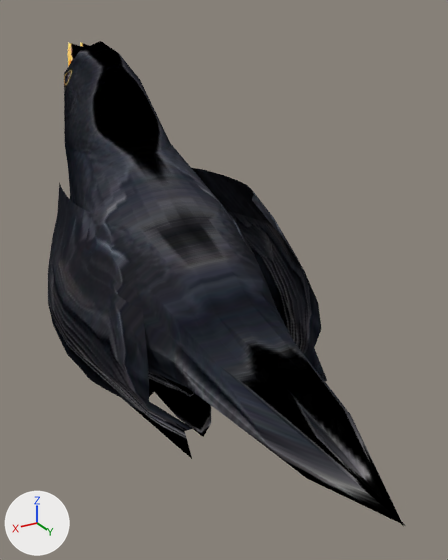
The Blender file EDD/Assets/Meshes/EnvironmentAnimals/BlackBird/BlackBird 1.blend as it was, and as the next commit left it.
One viewpoint serves both versions: a 50 mm lens placed at (0.86, 2.23, 0.83), pointed at (-0.1, 0.63, 0.03). Arrows for +X, +Y and +Z are at lower left; the lights stay in place.

The older version as bpy lines, for what is in view:
```python
me_sphere_001 = bpy.data.meshes.new('Sphere.001')
me_sphere_001.from_pydata(...)  # 578 vertices, 512 faces; spans x -0.35..0.33, y -0.12..1.8, z -1.15..0.2
me_sphere_001.materials.append(mat_material)  # picture img_amsel_png
me_sphere_002 = bpy.data.meshes.new('Sphere.002')
me_sphere_002.from_pydata(...)  # 119 vertices, 87 faces; spans x -0.566..0.11, y -0.087..0.691, z -0.464..0.043
me_sphere_002.materials.append(mat_wings)  # picture img_amsel_jpg
ob_sphere_001 = bpy.data.objects.new('Sphere.001', me_sphere_001)
ob_sphere_001.location = (0.011, -0.246, 0.542)
ob_sphere_002 = bpy.data.objects.new('Sphere.002', me_sphere_002)
ob_sphere_002.location = (0.228, -0.009, 0.185)
ob_sphere_002.rotation_euler = (-0.023, 0.0000524, -0.00103)  # degrees (-1.3, 0, -0.1)
ob_sphere_002.scale = (1.35, 1.35, 1.35)
```
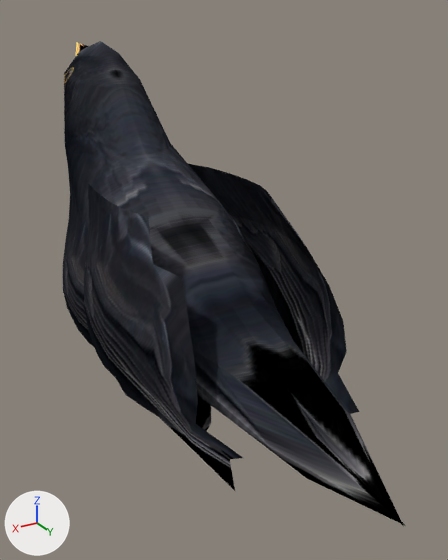
Where the newer file only moved an object's origin or applied its transform, the numbers keep the older frame.

Changed parts and their boxes (x1, y1, x2, y2) in the pictures (448 x 560 px; the box of a moved part takes in the faces that stretch with it):
'Sphere.001', reshaped, surface changed
    before: (64, 41, 406, 526)
    after: (63, 41, 406, 526)
'Sphere.004', added (black)
    after: (84, 164, 359, 491)
'Sphere.002', deleted (black)
    before: (48, 168, 327, 459)
part 1 of me_sphere_001, moved or reshaped
    before: (67, 42, 89, 66)
    after: (76, 42, 88, 55)
part 2 of me_sphere_001, surface changed
    both: (64, 41, 220, 245)

Edits to the bpy script that builds the scene:
```text
Change me_sphere_001:
    where me_sphere_001.from_pydata(...)  # 578 vertices, 512 faces; spans x -0.35..0.33, y -0.12..1.8, z -1.15..0.2
    used by ob_sphere_001; location = (0.011, -0.246, 0.542)
    me_sphere_001 part 1
    me_sphere_001.vertices[278].co: (0.01, -0.12, 0.18) -> (-0.02, -0.12, 0.18)  # pixel (68, 42) -> pixel (76, 42)
    me_sphere_001.vertices[520].co: (0.06, 0.0, 0.09) -> (0.03, -0.01, 0.1)
    me_sphere_001.vertices[523].co: (0.04, -0.07, 0.14) -> (0.01, -0.05, 0.13)  # pixel (67, 54) -> pixel (75, 58)
    me_sphere_001.vertices[526].co: (0.01, -0.12, 0.18) -> (-0.02, -0.12, 0.18)  # pixel (68, 42) -> pixel (76, 42)
    me_sphere_001.vertices[532].co: (-0.04, -0.12, 0.18) -> (-0.02, -0.12, 0.18)  # pixel (80, 42) -> pixel (76, 42)
    me_sphere_001.vertices[535].co: (-0.06, -0.07, 0.14) -> (-0.04, -0.05, 0.13)
    me_sphere_001.vertices[538].co: (-0.08, 0.0, 0.09) -> (-0.05, -0.01, 0.1)
    me_sphere_001 part 2: texture (UV) coordinates of 174 of 512 faces, centred in x -0.27..0.25, y -0.01..0.67, z -0.69..0.17, changed; they spanned u 0.44..0.61, v 0.43..0.88 and now span u 0.45..0.6, v 0.43..0.85
Add me_sphere_004:
    me_sphere_004.from_pydata(...)  # 119 vertices, 87 faces; spans x -0.366..0.343, y -0.028..1.021, z -0.331..0.354
    me_sphere_004.materials.append(mat_wings)  # picture img_amsel_jpg
Remove ob_sphere_002:
    ob_sphere_002 = bpy.data.objects.new('Sphere.002', me_sphere_002)
    ob_sphere_002.location = (0.228, -0.009, 0.185)
    ob_sphere_002.rotation_euler = (-0.023, 0.0000524, -0.00103)  # degrees (-1.3, 0, -0.1)
    ob_sphere_002.scale = (1.35, 1.35, 1.35)
Add ob_sphere_004:
    ob_sphere_004 = bpy.data.objects.new('Sphere.004', me_sphere_004)
    ob_sphere_004.location = (-0.019, 0.155, -0.035)
    ob_sphere_004.rotation_euler = (-0.023, 0.0000524, -0.00103)  # degrees (-1.3, 0, -0.1)
```
